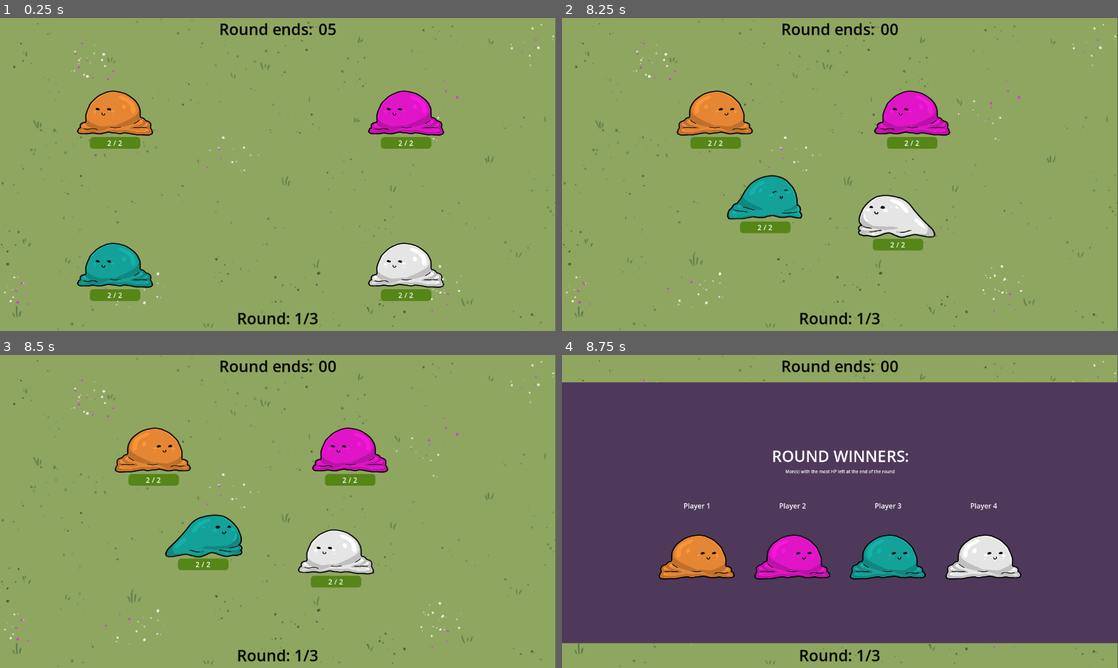
Above: before the commit, frames 1-4 (two rows, left to right).
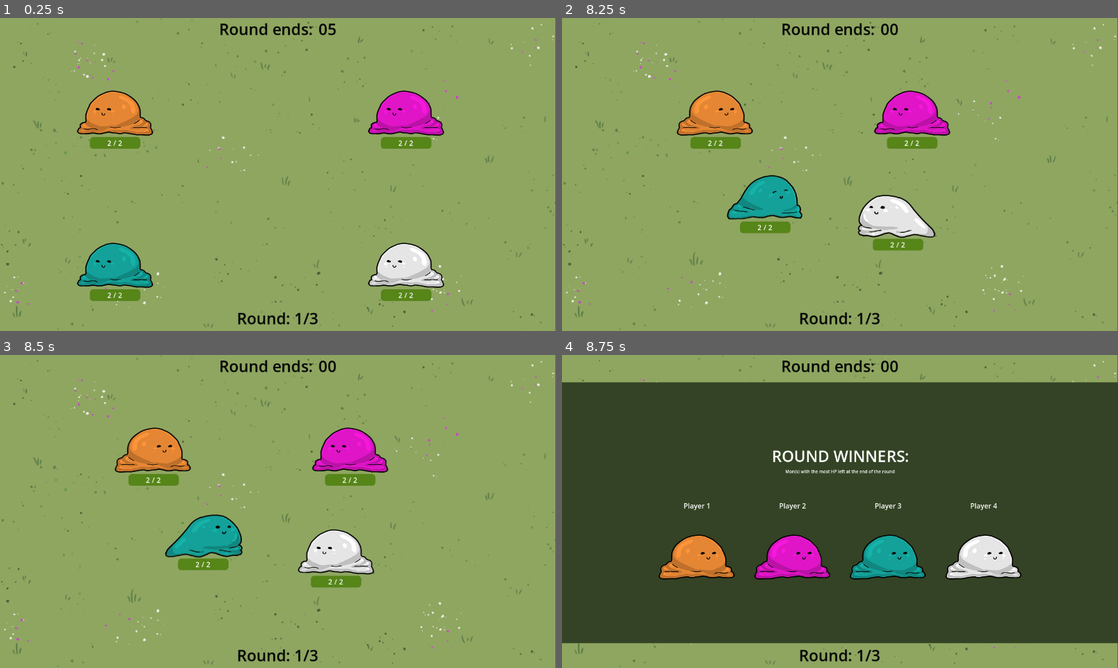
Above: after the commit, the same moments.

Repository: Galitie/mini-tyler-games
Game: Godot game, scene res://tylermon/tylermon.tscn
Same seed, same stepped clock (60 frames per second), same inputs: the game is played once before the commit and once after it. This scene is started directly instead of the project's main scene.
Inputs (mouse positions are in pixels of both pictures, inside the frame that each line leads up to):
- Up to frame 1 (0.25 s): no input
- Up to frame 2 (8.25 s): tap Enter (start) at 0.5, 1.35, 2.85, 4.35, 5.85, 7.35 s; move the mouse to (962, 158) at 0.52 s; hold Enter (start) 0.53-1.28 s; hold Right (move_piece_right) 0.53-2.03 s; tap Space (jump) at 0.77, 1.52, 3.02, 3.77, 4.52, 6.02, 6.77, 7.52 s; move the mouse to (728, 190) at 1.27 s; move the mouse to (895, 105) at 2.02 s; hold A (move_left) 2.03-2.78 s; hold Enter (start) 2.03-2.78 s; move the mouse to (812, 237) at 2.77 s; hold Right (move_piece_right) 2.78-4.28 s; move the mouse to (1006, 221) at 3.52 s; hold Enter (start) 3.53-4.28 s; move the mouse to (673, 127) at 4.27 s; hold A (move_left) 4.28-5.03 s; move the mouse to (867, 174) at 5.02 s; hold Right (move_piece_right) 5.03-5.78 s; hold Enter (start) 5.03-5.78 s; move the mouse to (756, 96) at 5.77 s; hold A (move_left) 5.78-7.28 s; move the mouse to (962, 158) at 6.52 s; hold Enter (start) 6.53-7.28 s; move the mouse to (728, 190) at 7.27 s; hold Right (move_piece_right) from 7.28 s (still down); move the mouse to (895, 105) at 8.02 s; hold Enter (start) from 8.03 s (still down)
- Up to frame 3 (8.5 s): keep holding Right (move_piece_right); keep holding Enter (start)
- Up to frame 4 (8.75 s): keep holding Right (move_piece_right); keep holding Enter (start)

Frames 1-3 are identical in both runs. In frame 4, 77% of the frame differs, in the area x 0-100%, y 8-92%.
Error in both runs: Cannot call method 'get_node' on a null value. (res://tylermon/tylermon.gd:39)

Commit message:
Changed transition color

Diff:
--- a/tylermon/transition_ui.tscn
+++ b/tylermon/transition_ui.tscn
@@ -18,7 +18,7 @@
 
 [node name="overlay" type="ColorRect" parent="."]
 layout_mode = 2
-color = Color(0.309804, 0.227451, 0.360784, 1)
+color = Color(0.207843, 0.266667, 0.14902, 1)
 
 [node name="center_container" type="CenterContainer" parent="."]
 layout_mode = 2
